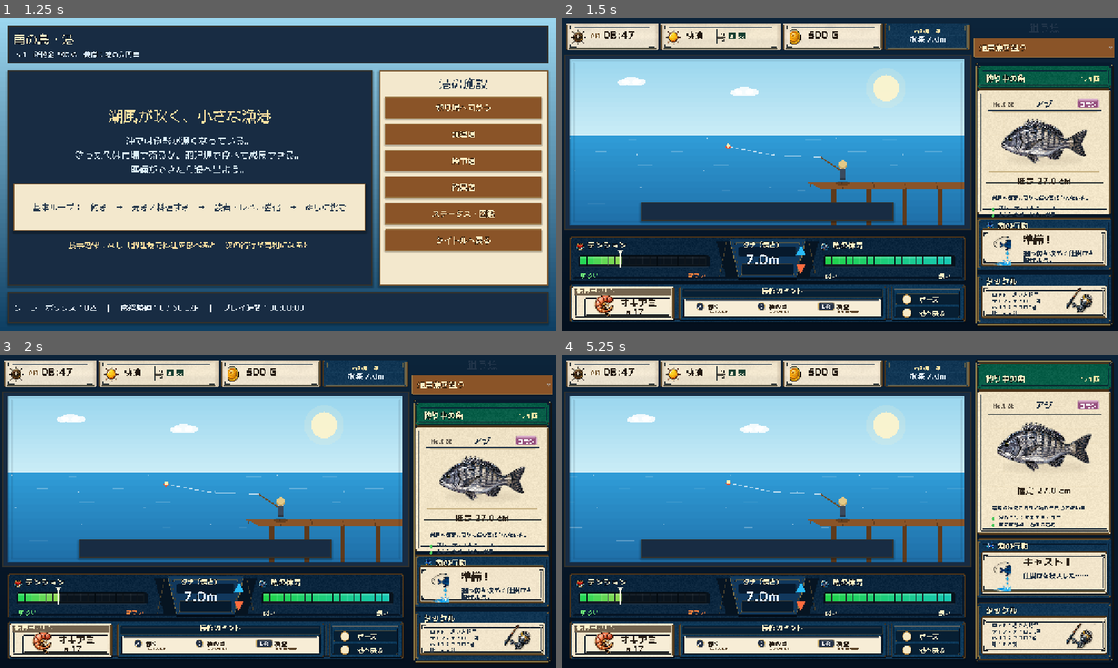
Above: before the commit, frames 1-4 (two rows, left to right).
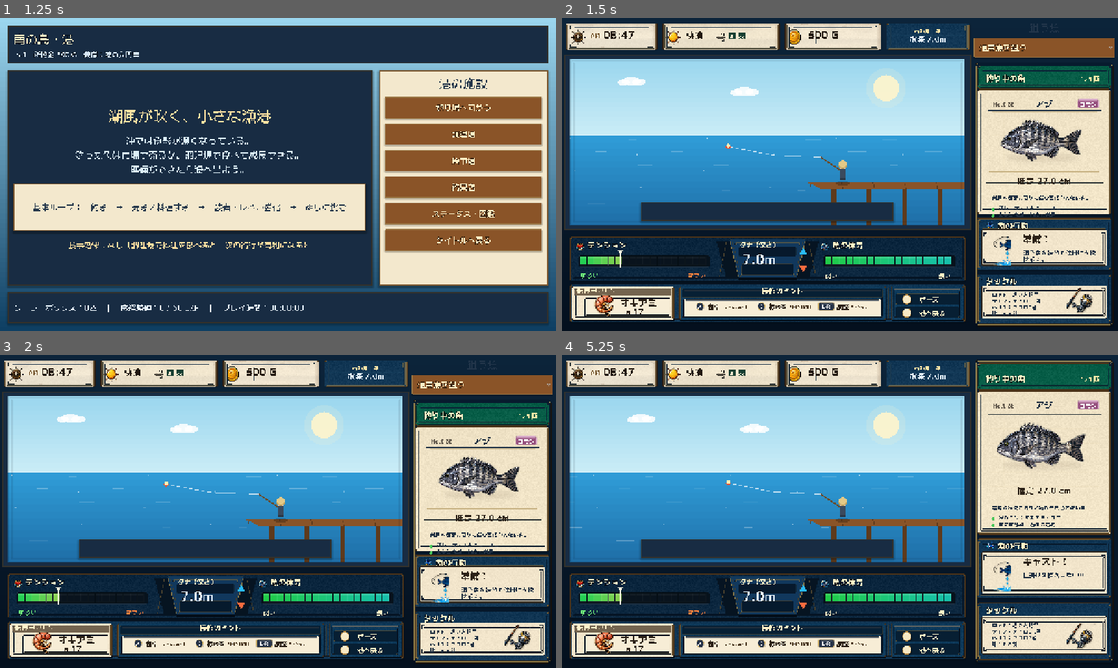
Above: after the commit, the same moments.

Repository: RYUKOU-OKUMURA/tsuri_quest_umi_mvp
Game: Godot game, scene res://scenes/main.tscn
Two runs of this game, one before a commit and one after it. Both use one fixed random seed, a clock stepped at 60 frames per second and the inputs below.
Inputs (mouse positions are in pixels of both pictures, inside the frame that each line leads up to):
- Up to frame 1 (1.25 s): click "ゲームを始める" at 0.5 s
- Up to frame 2 (1.5 s): click "釣り場へ向かう" at 1.25 s
- Up to frame 3 (2 s): no input
- Up to frame 4 (5.25 s): click "通常魚を狙う" at 2 s; click "通常魚を狙う" at 2.75 s; click "通常魚を狙う" at 3.5 s; tap Enter at 4.25 s; move the mouse to (767, 617) at 4.27 s; tap Shift at 4.35 s; click (767, 617) at 4.42 s; tap Space at 4.52, 5 s; move the mouse to (728, 527) at 5.02 s; tap E at 5.1 s; click (728, 527) at 5.17 s

Frame 1 is identical in both runs. In frame 2, 2.6% of the frame differs, in the area x 15-98%, y 1-96%; in frame 3, 2.6%; in frame 4, 2.8%.

Commit message:
Polish underwater fight UI materials

Diff:
--- a/src/ui/components/fight_hud.gd
+++ b/src/ui/components/fight_hud.gd
@@ -152,18 +152,19 @@
 	var title := "タナ（深さ）"
 	var title_size := 17 if _hud_frame == null else 15
 	var title_w := font.get_string_size(title, HORIZONTAL_ALIGNMENT_LEFT, -1, title_size).x
-	var text_center_w := rect.size.x - (24.0 if _hud_frame != null else 0.0)
-	_draw_text(font, title, rect.position + Vector2((text_center_w - title_w) * 0.5, title_y), title_size, Palette.TEXT_BONE, 2 if _hud_frame != null else 3)
+	var text_center_w := rect.size.x - (40.0 if _hud_frame != null else 0.0)
+	_draw_text(font, title, rect.position + Vector2((text_center_w - title_w) * 0.5, title_y), title_size, Palette.TEXT_BONE, 1 if _hud_frame != null else 3)
 	var depth := 0.0
 	if simulator != null:
 		depth = simulator.depth
 	var value := "%.1fm" % depth
-	var value_size := 34 if _hud_frame == null else 32
+	var value_size := 34 if _hud_frame == null else 31
 	var value_w := font.get_string_size(value, HORIZONTAL_ALIGNMENT_LEFT, -1, value_size).x
-	_draw_text(font, value, rect.position + Vector2((text_center_w - value_w) * 0.5, 59.0 if _hud_frame == null else 64.0), value_size, Color("#eaf6ff"), 4)
-	var cx := rect.position.x + rect.size.x - 22.0
-	_draw_triangle(Vector2(cx, rect.position.y + 34.0), 14.0, Color("#29baf7"), true)
-	_draw_triangle(Vector2(cx, rect.position.y + 70.0), 14.0, Color("#ff6b3e"), false)
+	_draw_text(font, value, rect.position + Vector2((text_center_w - value_w) * 0.5, 59.0 if _hud_frame == null else 63.0), value_size, Color("#eaf6ff"), 2 if _hud_frame != null else 4)
+	var cx := rect.position.x + rect.size.x - (17.0 if _hud_frame != null else 22.0)
+	var arrow_radius := 11.0 if _hud_frame != null else 14.0
+	_draw_triangle(Vector2(cx, rect.position.y + 34.0), arrow_radius, Color("#29baf7"), true)
+	_draw_triangle(Vector2(cx, rect.position.y + 72.0), arrow_radius, Color("#ff6b3e"), false)
 
 
 func _draw_stamina(font: Font, rect: Rect2) -> void:
@@ -257,8 +258,8 @@
 	var gap := 1.5 if _hud_frame != null else 2.0
 	var seg_w := (rect.size.x - gap * float(segments - 1)) / float(segments)
 	if _hud_frame != null:
-		draw_rect(rect.grow(2.0), Color(0.0, 0.0, 0.0, 0.22), true)
-		draw_rect(rect, Color(0.0, 0.0, 0.0, 0.18), true)
+		draw_rect(rect.grow(2.0), Color(0.0, 0.0, 0.0, 0.13), true)
+		draw_rect(rect, Color(0.0, 0.0, 0.0, 0.10), true)
 	for i in range(segments):
 		var start := float(i) / float(segments)
 		var filled := start < ratio
@@ -271,12 +272,12 @@
 				color = Color("#21d34a").lerp(Color("#16c6b5"), start)
 		var seg := Rect2(rect.position + Vector2(float(i) * (seg_w + gap), 3.0), Vector2(seg_w, rect.size.y - 6.0))
 		if _hud_frame != null:
-			var alpha := 1.0 if filled else 0.32
+			var alpha := 0.96 if filled else 0.24
 			var seg_color := Color(color.r, color.g, color.b, alpha)
 			draw_rect(seg, seg_color, true)
-			draw_rect(Rect2(seg.position, Vector2(seg.size.x, maxf(1.0, seg.size.y * 0.24))), Color(1.0, 1.0, 1.0, 0.16 if filled else 0.05), true)
-			draw_rect(Rect2(Vector2(seg.position.x, seg.end.y - 2.0), Vector2(seg.size.x, 2.0)), Color(0.0, 0.0, 0.0, 0.20), true)
-			draw_rect(seg, Color(1.0, 1.0, 1.0, 0.10 if filled else 0.045), false, 1.0)
+			draw_rect(Rect2(seg.position, Vector2(seg.size.x, maxf(1.0, seg.size.y * 0.24))), Color(1.0, 1.0, 1.0, 0.12 if filled else 0.035), true)
+			draw_rect(Rect2(Vector2(seg.position.x, seg.end.y - 2.0), Vector2(seg.size.x, 2.0)), Color(0.0, 0.0, 0.0, 0.14), true)
+			draw_rect(seg, Color(1.0, 1.0, 1.0, 0.07 if filled else 0.03), false, 1.0)
 		else:
 			draw_rect(seg, color, true)
 			draw_rect(seg, Color(1.0, 1.0, 1.0, 0.13), false, 1.0)
@@ -399,12 +400,23 @@
 	var key_size := 12 if not is_long_key else 10
 	var key_text_w := font.get_string_size(key, HORIZONTAL_ALIGNMENT_LEFT, -1, key_size).x
 	_draw_text(font, key, key_rect.position + Vector2((key_rect.size.x - key_text_w) * 0.5, 14.0), key_size, Color.WHITE, 1)
-	var label_size := 14
-	var note_size := 8 if not is_long_key else 7
+	var label_size := 13
+	var note_size := 8
 	var label_pos := key_rect.position + Vector2(key_rect.size.x + (7.0 if not is_long_key else 6.0), 15.0)
 	_draw_text(font, label, label_pos, label_size, Color("#2b2117"), 0)
+	var note_font := FightFontsScript.regular(get_theme_default_font())
 	var note_text := _compact_control_note(note)
-	_draw_text(font, note_text, label_pos + Vector2(0.0, 11.0), note_size, Color("#5a4327"), 0)
+	if is_long_key:
+		note_text = "テンション"
+	else:
+		note_text = "（%s）" % note_text
+	var label_w := font.get_string_size(label, HORIZONTAL_ALIGNMENT_LEFT, -1, label_size).x
+	var note_pos := label_pos + Vector2(label_w + 4.0, -1.0)
+	var available_w := rect.end.x - note_pos.x - 4.0
+	var note_w := note_font.get_string_size(note_text, HORIZONTAL_ALIGNMENT_LEFT, -1, note_size).x
+	if note_w > available_w:
+		note_size = max(6, note_size - 1)
+	_draw_text(note_font, note_text, note_pos, note_size, Color("#493620"), 0)
 
 
 func _draw_key_row(font: Font, pos: Vector2, key: String, label: String) -> void:
--- a/src/ui/components/fight_sidebar.gd
+++ b/src/ui/components/fight_sidebar.gd
@@ -173,9 +173,9 @@
 		icon_size = 72.0
 		text_x = 86.0
 	_draw_action_icon(body.position + Vector2(38.0, body.size.y * 0.58), icon_size)
-	_draw_text(font, "%s！" % action, body.position + Vector2(text_x, 32.0), 23 if _sidebar_frame != null else 20, Color("#2b2117"), 0)
-	if _sidebar_frame != null:
-		_draw_action_message(font, message, body.position + Vector2(text_x, 46.0), body.size.x - text_x - 6.0)
+	_draw_text(font, "%s！" % action, body.position + Vector2(text_x, 30.0), 21 if _sidebar_frame != null else 20, Color("#2b2117"), 0)
+	if _sidebar_frame != null:
+		_draw_action_message(font, message, body.position + Vector2(text_x, 44.0), body.size.x - text_x - 6.0)
 	else:
 		_draw_wrapped(font, message, body.position + Vector2(72.0, 36.0), body.size.x - 82.0, 11, Palette.TEXT_DARK, 2)
 
@@ -287,8 +287,8 @@
 
 func _draw_action_message(font: Font, text: String, pos: Vector2, max_width: float) -> void:
 	var first_stop := text.find("！")
-	var font_size := 15 if _sidebar_frame != null else 13
-	var gap := 16.0 if _sidebar_frame != null else 16.0
+	var font_size := 14 if _sidebar_frame != null else 13
+	var gap := 15.0 if _sidebar_frame != null else 16.0
 	if first_stop > 0 and first_stop < text.length() - 1:
 		var first := text.left(first_stop + 1).strip_edges().replace("潜ろうとしている", "潜る")
 		var second := text.substr(first_stop + 1).strip_edges()
@@ -337,8 +337,12 @@
 	if _fish_card_portrait != null:
 		var tex_size := _fish_card_portrait.get_size()
 		var scale := minf(rect.size.x / tex_size.x, rect.size.y / tex_size.y)
+		if _sidebar_frame != null:
+			scale *= 0.94
 		var draw_size := tex_size * scale
 		var draw_rect := Rect2(rect.position + (rect.size - draw_size) * 0.5, draw_size)
+		if _sidebar_frame != null:
+			draw_rect.position += Vector2(-7.0, -2.0)
 		draw_texture_rect(_fish_card_portrait, draw_rect, false, Color.WHITE)
 		return
 	if _fish_sheet == null:
--- a/src/ui/components/underwater_view.gd
+++ b/src/ui/components/underwater_view.gd
@@ -600,8 +600,8 @@
 	var font_size := int(clampf(size.y * 0.125, 42.0, 58.0))
 	var text_width := font.get_string_size(text, HORIZONTAL_ALIGNMENT_CENTER, -1, font_size).x
 	var pos := burst_center + Vector2(-text_width * 0.5, font_size * 0.20)
-	draw_string_outline(font, pos + Vector2(3.0, 4.0), text, HORIZONTAL_ALIGNMENT_LEFT, -1, font_size, 8, Color(0.0, 0.0, 0.0, 0.58))
-	draw_string_outline(font, pos, text, HORIZONTAL_ALIGNMENT_LEFT, -1, font_size, 8, Color("#4d2408"))
+	draw_string_outline(font, pos + Vector2(3.0, 4.0), text, HORIZONTAL_ALIGNMENT_LEFT, -1, font_size, 6, Color(0.0, 0.0, 0.0, 0.42))
+	draw_string_outline(font, pos, text, HORIZONTAL_ALIGNMENT_LEFT, -1, font_size, 6, Color("#6a2b08"))
 	draw_string(font, pos, text, HORIZONTAL_ALIGNMENT_LEFT, -1, font_size, Color("#ffe36e"))
 
 
@@ -638,9 +638,9 @@
 
 
 func _draw_frame() -> void:
-	draw_rect(Rect2(0.0, 0.0, size.x, size.y), Color(0.01, 0.05, 0.12, 0.18), false, 2.0)
-	for index in range(8):
-		var alpha := 0.22 - float(index) * 0.025
-		var inset := float(index) * 2.0
+	draw_rect(Rect2(0.0, 0.0, size.x, size.y), Color(0.01, 0.05, 0.12, 0.12), false, 1.0)
+	for index in range(5):
+		var alpha := 0.13 - float(index) * 0.022
+		var inset := 2.0 + float(index) * 3.0
 		var frame_rect := Rect2(inset, inset, size.x - inset * 2.0, size.y - inset * 2.0)
 		draw_rect(frame_rect, Color(0.0, 0.03, 0.08, alpha), false, 1.0)
Binary file changed: assets/showcase/underwater/sidebar_frame.png
Binary file changed: assets/showcase/underwater/top_status_frame.png
Not shown, changed: design-qa.md
Not shown, changed: docs/11_underwater_fight_showcase.md
Not shown, changed: tools/build_fight_full_static_compare.py
Not shown, changed: tools/build_fight_hud_static_compare.py
Not shown, changed: tools/build_fight_sidebar_static_compare.py
Not shown, changed: tools/generate_underwater_ui_frame_assets.py
